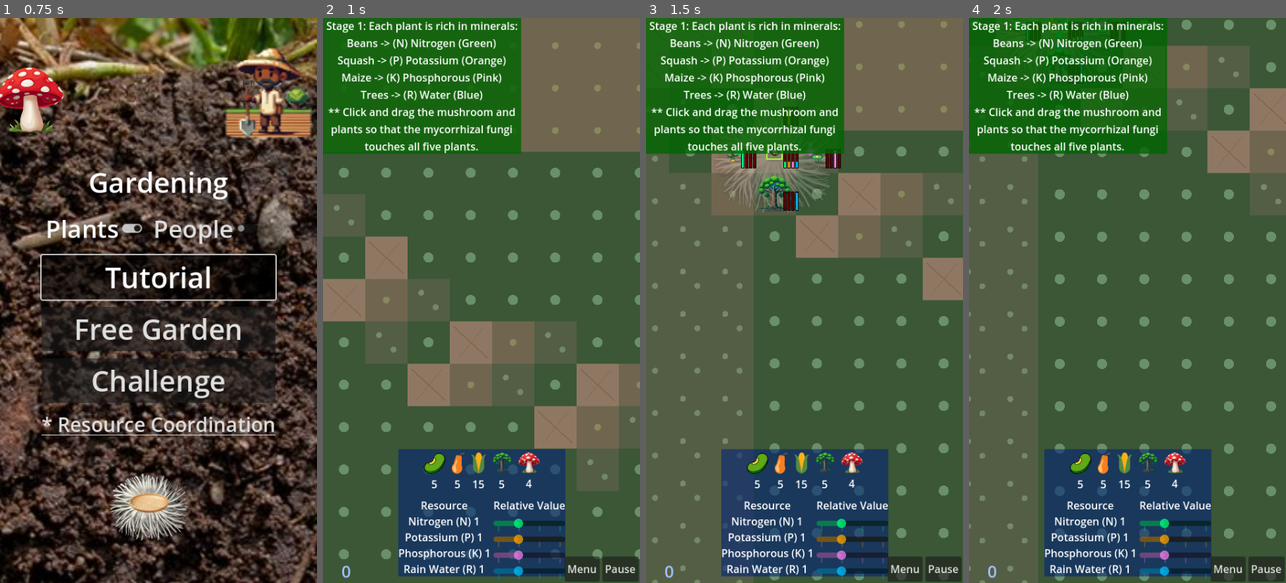
Above: before the commit, frames 1-4 (left to right).
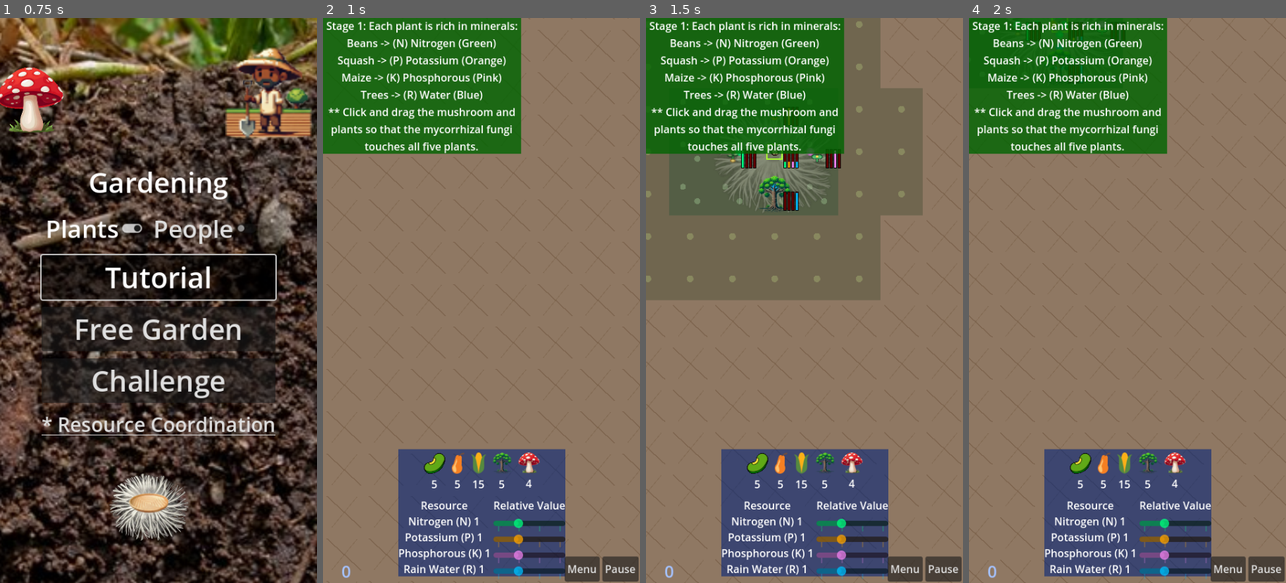
Above: after the commit, the same moments.

Repository: grassrootseconomics/mycofig
Game: Godot game, scene res://scenes/title_screen.tscn
The game is run twice, just before and just after one commit, with the same random seed, the same clock (stepped at 60 frames per second) and the same inputs.
Inputs (mouse positions are in pixels of both pictures, inside the frame that each line leads up to):
- Up to frame 1 (0.75 s): tap Enter at 0.5 s; move the mouse to (228, 272) at 0.52 s; hold Right (right) from 0.53 s (still down); tap Space (shoot) at 0.6 s; click (228, 272) at 0.67 s
- Up to frame 2 (1 s): keep holding Right (right)
- Up to frame 3 (1.5 s): release Right (right) at 1.25 s; drag from (741, 328) to (661, 136) at 1.27 s
- Up to frame 4 (2 s): no input

Frame 1 is identical in both runs. In frame 2, 75% of the frame differs, in the area x 0-100%, y 0-100%; in frame 3, 71%; in frame 4, 80%.

Commit message:
M2-B: add world soil tick simulation and baseline presets

Diff:
--- a/scenes/world_foundation.gd
+++ b/scenes/world_foundation.gd
@@ -13,12 +13,28 @@
 const CAM_RIGHT_ACTION := "cam_right"
 const CAM_UP_ACTION := "cam_up"
 const CAM_DOWN_ACTION := "cam_down"
+const SOIL_BASE_MOISTURE_DELTA := -0.01
+const SOIL_BASE_ORGANIC_DELTA := -0.004
+const SOIL_BASE_COMPACTION_DELTA := 0.003
+const SOIL_MYCO_CORE_MOISTURE_DELTA := 0.045
+const SOIL_MYCO_CORE_COMPACTION_DELTA := -0.02
+const SOIL_MYCO_NEIGHBOR_MOISTURE_DELTA := 0.02
+const SOIL_MYCO_NEIGHBOR_COMPACTION_DELTA := -0.01
+const SOIL_LIVE_PLANT_MOISTURE_DELTA := -0.008
+const SOIL_LIVE_PLANT_ORGANIC_DELTA := 0.001
+const SOIL_RESIDUE_MOISTURE_DELTA := 0.015
+const SOIL_RESIDUE_ORGANIC_DELTA := 0.03
+const SOIL_SCORE_DRY_MAX := 0.30
+const SOIL_SCORE_RECOVERING_MAX := 0.48
+const SOIL_SCORE_SEMI_HEALTHY_MAX := 0.68
+const DEFAULT_RESIDUE_LIFETIME_TICKS := 8
 
 @export var columns: int = 48
 @export var rows: int = 27
 @export var tile_size: float = 64.0
 @export var mode_id: String = ""
 @export var scenario_id: String = ""
+@export var soil_tick_seconds: float = 1.0
 @export var camera_pan_speed: float = 900.0
 @export var follow_response_speed: float = 10.0
 @export var follow_deadzone_ratio: Vector2 = Vector2(0.28, 0.22)
@@ -45,12 +61,15 @@
 var _drag_hint_visible := false
 var _drag_hint_coord := Vector2i(-1, -1)
 var _drag_hint_available := true
+var _soil_tick_timer: Timer = null
+var _residue_records: Array = []
 
 
 func _ready() -> void:
 	_initialize_tile_data()
 	_build_baseline_pattern()
 	reset_to_baseline()
+	_start_soil_tick()
 	_ensure_camera_pan_actions()
 	_setup_camera()
 	if get_viewport().has_signal("size_changed"):
@@ -86,6 +105,39 @@
 	if not in_bounds(coord):
 		return {}
 	return _tiles[_index_for(coord)].duplicate(true)
+
+
+func can_place_myco_on_tile(coord: Vector2i) -> bool:
+	if not in_bounds(coord):
+		return false
+	var tile = get_tile(coord)
+	if tile.is_empty():
+		return false
+	return int(tile.get("stage", STAGE_DRY_COMPACTED)) >= STAGE_SEMI_HEALTHY
+
+
+func register_residue(coord: Vector2i, biomass: float, lifetime_ticks: int = DEFAULT_RESIDUE_LIFETIME_TICKS, source_type: String = "") -> void:
+	if not in_bounds(coord):
+		return
+	var safe_biomass = maxf(biomass, 0.0)
+	var safe_ticks = maxi(lifetime_ticks, 1)
+	if safe_biomass <= 0.0:
+		return
+	_residue_records.append({
+		"tile_coord": coord,
+		"biomass": safe_biomass,
+		"ticks_remaining": safe_ticks,
+		"source_type": source_type
+	})
+
+
+func get_tile_health_score(coord: Vector2i) -> float:
+	if not in_bounds(coord):
+		return 0.0
+	var tile = get_tile(coord)
+	if tile.is_empty():
+		return 0.0
+	return _compute_health_score(float(tile["moisture"]), float(tile["organic_matter"]), float(tile["compaction"]))
 
 
 func set_stage(coord: Vector2i, stage: int) -> void:
@@ -136,6 +188,7 @@
 
 
 func reset_to_baseline() -> void:
+	_residue_records.clear()
 	for y in range(rows):
 		for x in range(columns):
 			var coord = Vector2i(x, y)
@@ -263,6 +316,251 @@
 		_update_debug_label()
 
 
+func _start_soil_tick() -> void:
+	if is_instance_valid(_soil_tick_timer):
+		_soil_tick_timer.stop()
+		_soil_tick_timer.queue_free()
+	_soil_tick_timer = Timer.new()
+	_soil_tick_timer.one_shot = false
+	_soil_tick_timer.autostart = true
+	_soil_tick_timer.wait_time = maxf(soil_tick_seconds, 0.1)
+	_soil_tick_timer.timeout.connect(_on_soil_tick_timeout)
+	add_child(_soil_tick_timer)
+
+
+func _on_soil_tick_timeout() -> void:
+	var residue_by_tile = _consume_residue_tick()
+	var influences = _collect_soil_influences()
+	var myco_core: Dictionary = influences["myco_core"]
+	var myco_adjacent: Dictionary = influences["myco_adjacent"]
+	var live_plants: Dictionary = influences["live_plants"]
+	var stage_changes: Dictionary = {}
+
+	for y in range(rows):
+		for x in range(columns):
+			var coord = Vector2i(x, y)
+			var idx = _index_for(coord)
+			var tile: Dictionary = _tiles[idx]
+
+			var moisture = float(tile["moisture"]) + SOIL_BASE_MOISTURE_DELTA
+			var compaction = float(tile["compaction"]) + SOIL_BASE_COMPACTION_DELTA
+			var organic_matter = float(tile["organic_matter"]) + SOIL_BASE_ORGANIC_DELTA
+
+			if myco_core.has(coord):
+				moisture += SOIL_MYCO_CORE_MOISTURE_DELTA
+				compaction += SOIL_MYCO_CORE_COMPACTION_DELTA
+			elif myco_adjacent.has(coord):
+				moisture += SOIL_MYCO_NEIGHBOR_MOISTURE_DELTA
+				compaction += SOIL_MYCO_NEIGHBOR_COMPACTION_DELTA
+
+			if live_plants.has(coord):
+				moisture += SOIL_LIVE_PLANT_MOISTURE_DELTA
+				organic_matter += SOIL_LIVE_PLANT_ORGANIC_DELTA
+
+			var residue_biomass = float(residue_by_tile.get(coord, 0.0))
+			if residue_biomass > 0.0:
+				moisture += SOIL_RESIDUE_MOISTURE_DELTA * residue_biomass
+				organic_matter += SOIL_RESIDUE_ORGANIC_DELTA * residue_biomass
+
+			moisture = _clamp01(moisture)
+			compaction = _clamp01(compaction)
+			organic_matter = _clamp01(organic_matter)
+
+			tile["moisture"] = moisture
+			tile["compaction"] = compaction
+			tile["organic_matter"] = organic_matter
+			_tiles[idx] = tile
+
+			var old_stage = int(tile["stage"])
+			var new_stage = _stage_from_score(_compute_health_score(moisture, organic_matter, compaction))
+			if new_stage != old_stage:
+				if not stage_changes.has(new_stage):
+					stage_changes[new_stage] = []
+				stage_changes[new_stage].append(coord)
+
+	_apply_stage_changes(stage_changes)
+
+
+func _consume_residue_tick() -> Dictionary:
+	var per_tile: Dictionary = {}
+	if _residue_records.is_empty():
+		return per_tile
+
+	var survivors: Array = []
+	for record_variant in _residue_records:
+		if typeof(record_variant) != TYPE_DICTIONARY:
+			continue
+		var record: Dictionary = record_variant
+		var coord = Vector2i(record.get("tile_coord", Vector2i(-1, -1)))
+		var biomass = maxf(float(record.get("biomass", 0.0)), 0.0)
+		var ticks_remaining = int(record.get("ticks_remaining", 0))
+		if ticks_remaining <= 0 or biomass <= 0.0:
+			continue
+		if in_bounds(coord):
+			per_tile[coord] = float(per_tile.get(coord, 0.0)) + biomass
+
+		ticks_remaining -= 1
+		if ticks_remaining > 0:
+			record["ticks_remaining"] = ticks_remaining
+			survivors.append(record)
+
+	_residue_records = survivors
+	return per_tile
+
+
+func _collect_soil_influences() -> Dictionary:
+	var myco_core: Dictionary = {}
+	var myco_adjacent: Dictionary = {}
+	var live_plants: Dictionary = {}
+	var agents_root = _get_agents_root()
+	if not is_instance_valid(agents_root):
+		return {
+			"myco_core": myco_core,
+			"myco_adjacent": myco_adjacent,
+			"live_plants": live_plants
+		}
+
+	for agent in agents_root.get_children():
+		if not _is_live_agent_for_soil(agent):
+			continue
+		var agent_type = str(agent.get("type"))
+		var occupied_tiles = _get_agent_occupied_tiles_for_soil(agent)
+		if occupied_tiles.is_empty():
+			continue
+		if agent_type == "myco":
+			for coord in occupied_tiles:
+				myco_core[coord] = true
+				for dy in range(-1, 2):
+					for dx in range(-1, 2):
+						var near = coord + Vector2i(dx, dy)
+						if not in_bounds(near):
+							continue
+						myco_adjacent[near] = true
+		elif agent_type == "bean" or agent_type == "squash" or agent_type == "maize" or agent_type == "tree":
+			for coord in occupied_tiles:
+				live_plants[coord] = true
+
+	for coord in myco_core.keys():
+		if myco_adjacent.has(coord):
+			myco_adjacent.erase(coord)
+
+	return {
+		"myco_core": myco_core,
+		"myco_adjacent": myco_adjacent,
+		"live_plants": live_plants
+	}
+
+
+func _get_agents_root() -> Node:
+	return get_node_or_null("../Agents")
+
+
+func _is_live_agent_for_soil(agent: Node) -> bool:
+	if not is_instance_valid(agent):
+		return false
+	if bool(agent.get("dead")):
+		return false
+	if str(agent.get("type")) == "cloud":
+		return false
+	return true
+
+
+func _get_agent_occupied_tiles_for_soil(agent: Node) -> Array:
+	var agent_type = str(agent.get("type"))
+	if agent_type == "tree":
+		return _get_tree_occupied_tiles_for_soil(agent)
+	var coord = world_to_tile(agent.global_position)
+	if not in_bounds(coord):
+		return []
+	return [coord]
+
+
+func _get_tree_occupied_tiles_for_soil(agent: Node) -> Array:
+	if not agent.has_node("Sprite2D"):
+		var fallback_coord = world_to_tile(agent.global_position)
+		if in_bounds(fallback_coord):
+			return [fallback_coord]
+		return []
+	var sprite = agent.get_node("Sprite2D")
+	if not (sprite is Node2D and sprite.has_method("get_rect")):
+		var fallback_coord = world_to_tile(agent.global_position)
+		if in_bounds(fallback_coord):
+			return [fallback_coord]
+		return []
+	var rect: Rect2 = sprite.get_rect()
+	var scale = sprite.scale
+	var scaled_pos = Vector2(rect.position.x * scale.x, rect.position.y * scale.y)
+	var scaled_size = Vector2(rect.size.x * scale.x, rect.size.y * scale.y)
+	var min_local = Vector2(
+		minf(scaled_pos.x, scaled_pos.x + scaled_size.x),
+		minf(scaled_pos.y, scaled_pos.y + scaled_size.y)
+	)
+	var max_local = Vector2(
+		maxf(scaled_pos.x, scaled_pos.x + scaled_size.x),
+		maxf(scaled_pos.y, scaled_pos.y + scaled_size.y)
+	)
+	var bounds = Rect2(agent.global_position + min_local, max_local - min_local)
+	if bounds.size.x <= 0.0 or bounds.size.y <= 0.0:
+		var center_coord = world_to_tile(agent.global_position)
+		if in_bounds(center_coord):
+			return [center_coord]
+		return []
+
+	var world_min = bounds.position
+	var world_max = bounds.position + bounds.size - Vector2(0.001, 0.001)
+	var min_coord = world_to_tile(world_min)
+	var max_coord = world_to_tile(world_max)
+	var covered: Array = []
+	for y in range(min_coord.y, max_coord.y + 1):
+		for x in range(min_coord.x, max_coord.x + 1):
+			var coord = Vector2i(x, y)
+			if in_bounds(coord):
+				covered.append(coord)
+	return covered
+
+
+func _compute_health_score(moisture: float, organic_matter: float, compaction: float) -> float:
+	return (0.45 * moisture) + (0.35 * organic_matter) + (0.20 * (1.0 - compaction))
+
+
+func _stage_from_score(score: float) -> int:
+	if score < SOIL_SCORE_DRY_MAX:
+		return STAGE_DRY_COMPACTED
+	if score < SOIL_SCORE_RECOVERING_MAX:
+		return STAGE_RECOVERING
+	if score < SOIL_SCORE_SEMI_HEALTHY_MAX:
+		return STAGE_SEMI_HEALTHY
+	return STAGE_HEALTHY
+
+
+func _apply_stage_changes(stage_changes: Dictionary) -> void:
+	if stage_changes.is_empty():
+		return
+	var changed = false
+	for stage_variant in stage_changes.keys():
+		var stage = int(stage_variant)
+		var coords: Array = stage_changes[stage_variant]
+		for coord_variant in coords:
+			var coord = Vector2i(coord_variant)
+			if not in_bounds(coord):
+				continue
+			var idx = _index_for(coord)
+			var tile: Dictionary = _tiles[idx]
+			if int(tile["stage"]) == stage:
+				continue
+			tile["stage"] = stage
+			_tiles[idx] = tile
+			tile_stage_changed.emit(coord, stage)
+			changed = true
+	if changed:
+		queue_redraw()
+		_update_debug_label()
+
+
+func _clamp01(value: float) -> float:
+	return clampf(value, 0.0, 1.0)
+
+
 func _initialize_tile_data() -> void:
 	var total = columns * rows
 	_tiles.resize(total)
@@ -279,6 +577,17 @@
 
 
 func _build_baseline_pattern() -> void:
+	if _is_test_baseline_context():
+		_build_test_baseline_pattern()
+	else:
+		_build_gameplay_baseline_pattern()
+
+
+func _is_test_baseline_context() -> bool:
+	return mode_id == "test" or scenario_id == "test"
+
+
+func _build_test_baseline_pattern() -> void:
 	var half_cols = columns / 2
 	var half_rows = rows / 2
 	for y in range(rows):
@@ -299,6 +608,20 @@
 			if yy >= 0 and yy < rows:
 				var mixed_stage = int(posmod(x + yy, 4))
 				_baseline_stage[_index_for(Vector2i(x, yy))] = mixed_stage
+
+
+func _build_gameplay_baseline_pattern() -> void:
+	var center = Vector2((columns - 1) * 0.5, (rows - 1) * 0.5)
+	for y in range(rows):
+		for x in range(columns):
+			var coord_vec = Vector2(float(x), float(y))
+			var dist = center.distance_to(coord_vec)
+			var stage = STAGE_DRY_COMPACTED
+			if dist <= 2.0:
+				stage = STAGE_SEMI_HEALTHY
+			elif dist <= 4.0:
+				stage = STAGE_RECOVERING
+			_baseline_stage[_index_for(Vector2i(x, y))] = stage
 
 
 func _stage_defaults(stage: int) -> Dictionary:
